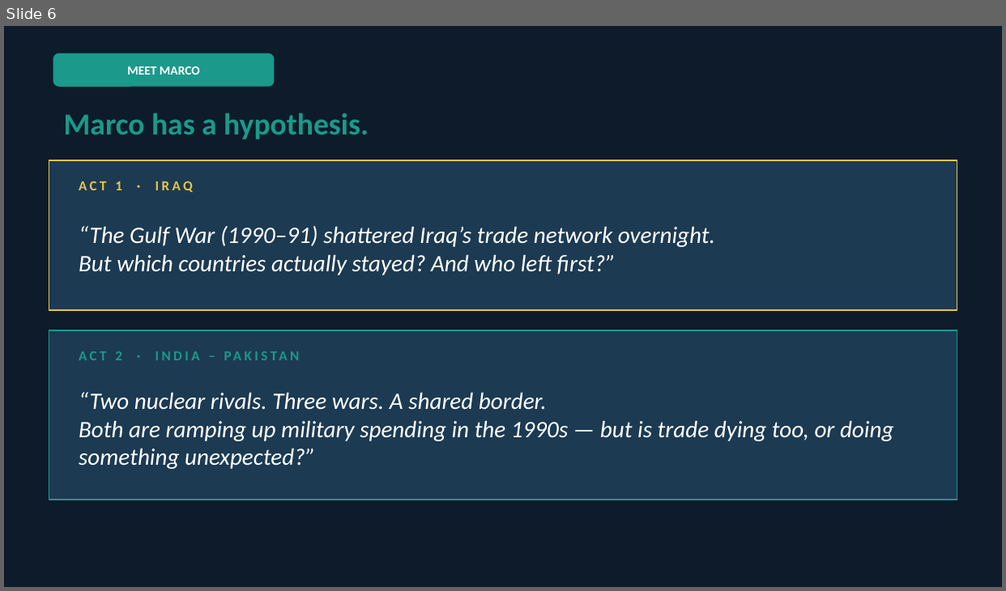
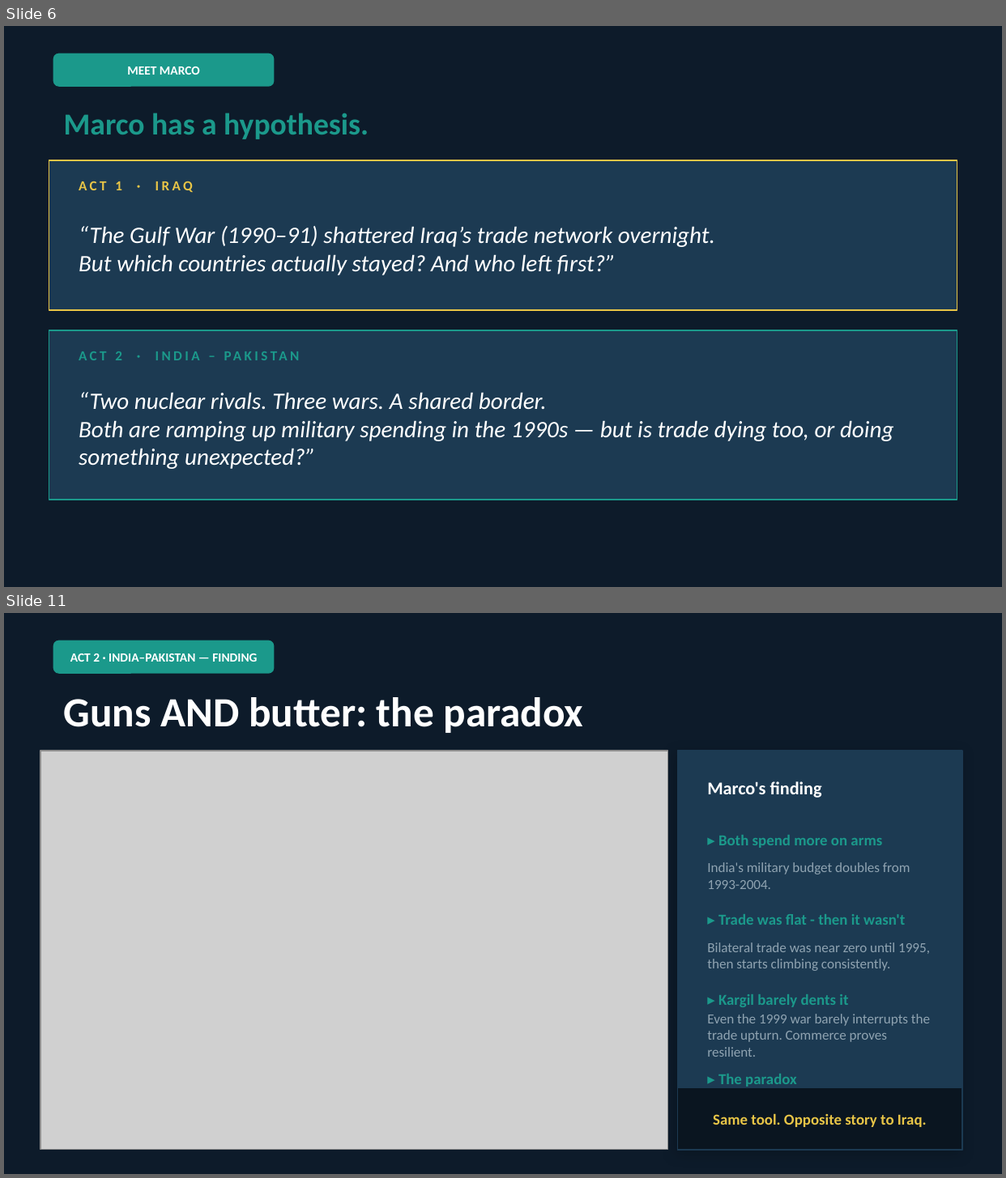
Before and after one commit to podsv-fs26-ad24/ad24-6-fancyproject, a slide deck: Conflict_Trade_Explorer.pptx. Shown one above the other, each under a label of ours: slide 6 before the commit, slides 6 and 11 after it; the slides between them are not shown. The pictures are 1006x591 and 1006x1178 pixels, drawn with LibreOffice and Linux fonts; fonts in the diff are those of the drawing; grey boxes stand for pictures. Boxes give left, top, right and bottom in pixels: in the first picture for what was removed or moved away, otherwise in the second. Text is boxed around its words. In the diff, an @@ line names an element or a change of style, - is before the commit and + after.

```diff
--- a/Conflict_Trade_Explorer.pptx
+++ b/Conflict_Trade_Explorer.pptx
@@ slide 11 added at (4, 613, 1002, 1174), background #0D1B2A @@
@@ rounded rectangle added at (54, 641, 274, 673), fill #1B998B, outline #1B998B 1 pt @@
@@ text added at (70, 653, 257, 662), 9 pt, text #FFFFFF, bold @@
+ACT 2 · INDIA–PAKISTAN — FINDING
@@ text added at (64, 697, 584, 733), 30 pt, text #FFFFFF, bold @@
+Guns AND butter: the paradox
@@ picture added at (40, 751, 667, 1150) @@
@@ rectangle added at (678, 751, 962, 1150), fill #1C3A52, outline #1C3A52 1 pt @@
@@ text added at (707, 781, 822, 798), 13 pt, text #FFFFFF, bold @@
+Marco's finding
@@ text added at (718, 835, 882, 848), 11 pt, text #1B998B, bold @@
+▸ Both spend more on arms
@@ text added at (707, 862, 910, 889), 10 pt, text #8FA3B1 @@
+India's military budget doubles from 1993-2004.
@@ text added at (718, 914, 905, 925), 11 pt, text #1B998B, bold @@
+▸ Trade was flat - then it wasn't
@@ text added at (707, 943, 930, 971), 10 pt, text #8FA3B1 @@
+Bilateral trade was near zero until 1995, then starts climbing consistently.
@@ text added at (718, 995, 848, 1007), 11 pt, text #1B998B, bold @@
+▸ Kargil barely dents it
@@ text added at (707, 1014, 930, 1057), 10 pt, text #8FA3B1 @@
+Even the 1999 war barely interrupts the trade upturn. Commerce proves resilient.
@@ text added at (718, 1074, 797, 1089), 11 pt, text #1B998B, bold @@
+▸ The paradox
@@ rectangle added at (678, 1088, 962, 1150), fill #0A1520, outline #1C3A52 1 pt @@
@@ text added at (713, 1114, 927, 1127), 11 pt, text #E8C547, bold @@
+Same tool. Opposite story to Iraq.
```
Also in this commit, not shown: 9 slides changed, 1 other slide added, 2 slides removed.
